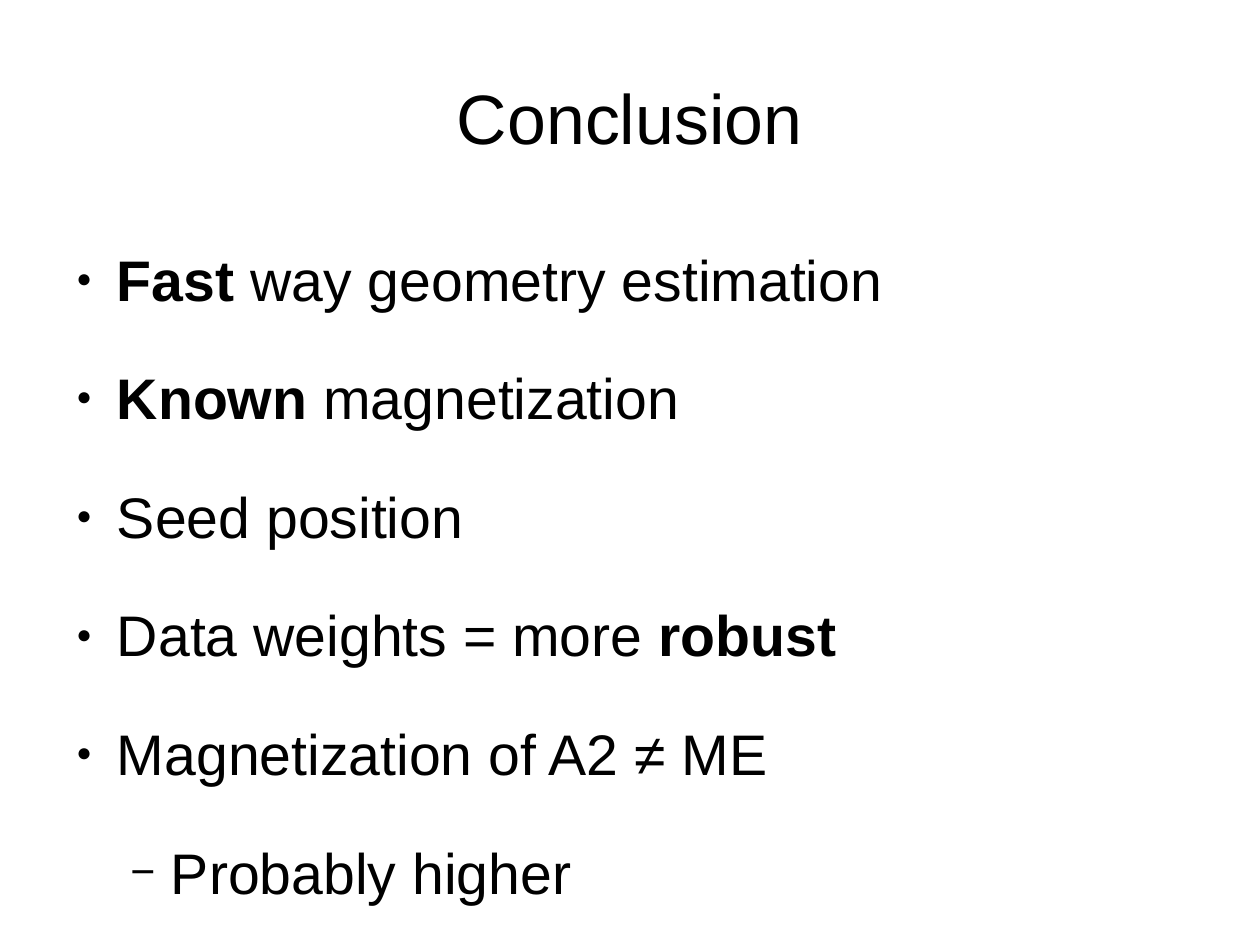
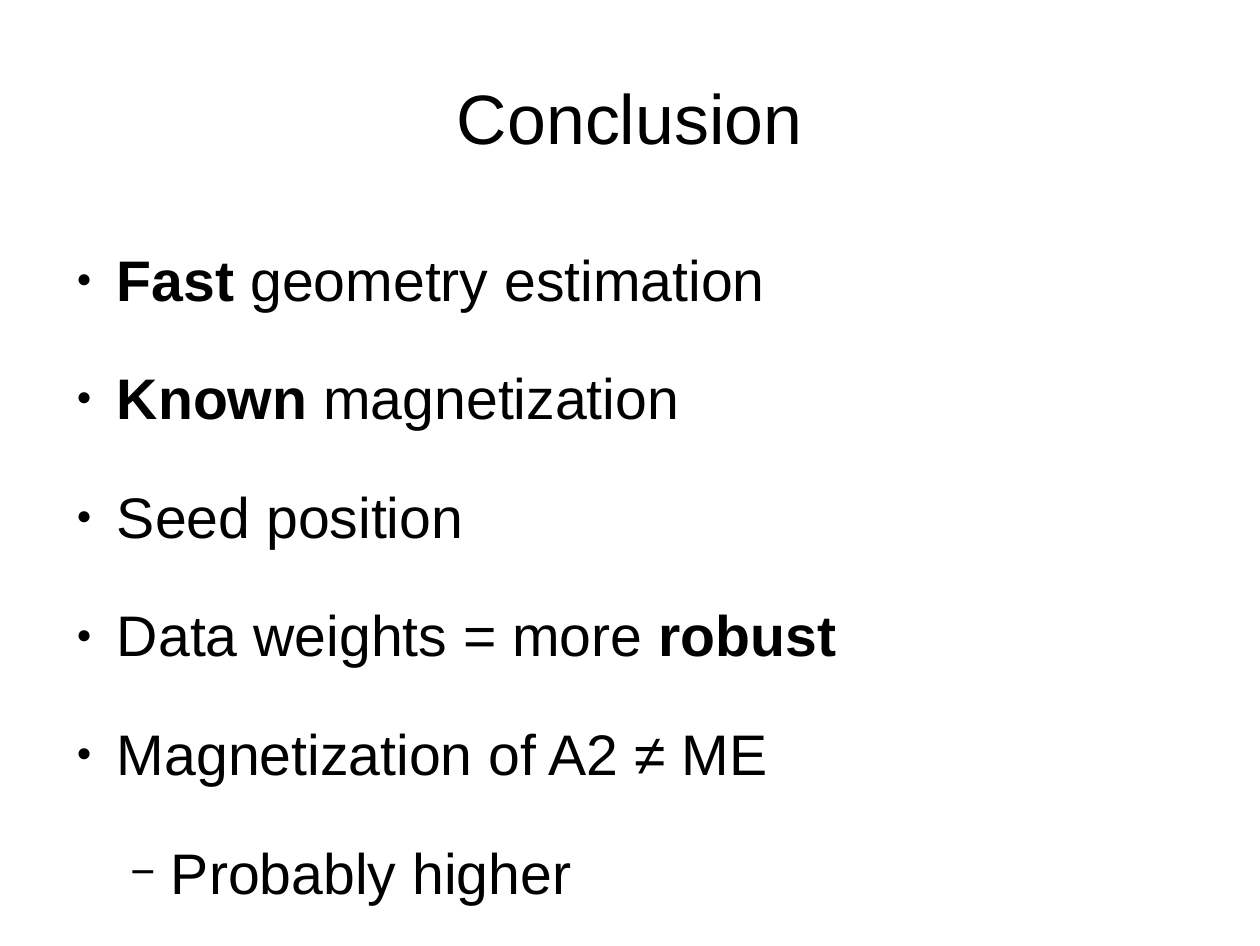
Before and after one commit to leouieda/agu-cancun2013, a slide deck: slide 77 of presentation/uieda_oliveirajr_barbosa.odp. Drawn at 1260x946 pixels with LibreOffice and Linux fonts; fonts in the diff are those of the drawing. Boxes give left, top, right and bottom in pixels: in the first picture for what was removed or moved away, otherwise in the second. Text is boxed around its words. In the diff, an @@ line names an element or a change of style, - is before the commit and + after.

```diff
--- a/presentation/uieda_oliveirajr_barbosa.odp
+++ b/presentation/uieda_oliveirajr_barbosa.odp
@@ text at <box>117,259,764,312</box>: text changed @@
-● Fast way geometry estimation
+● Fast geometry estimation
```
Also in this commit, not shown: 3 other slides changed.
